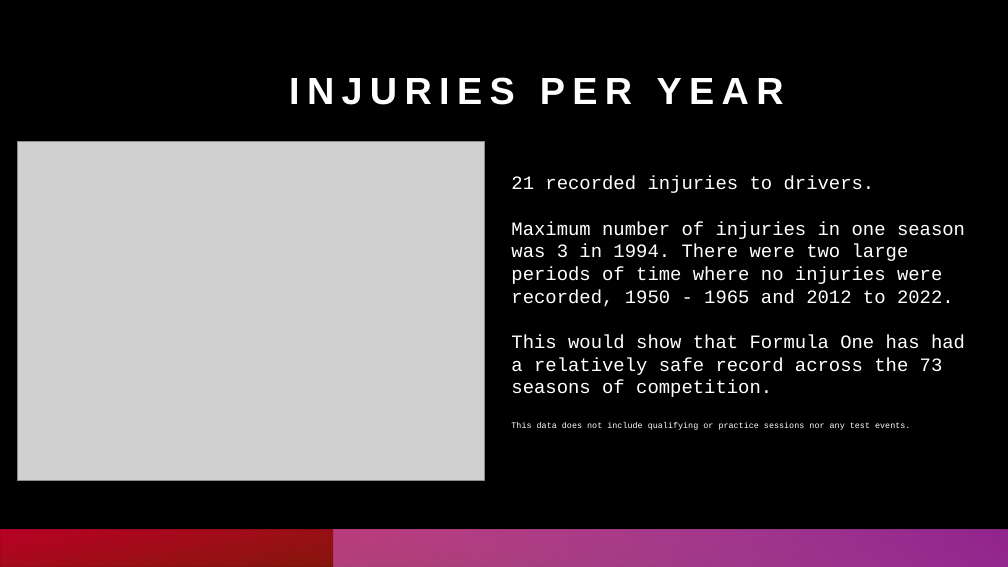
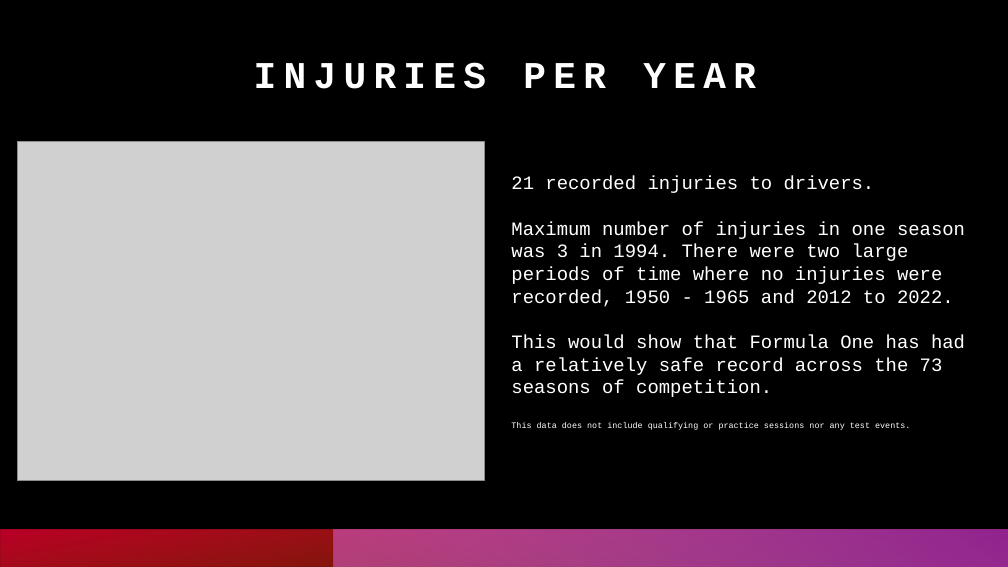
Before and after one commit to oli124/F1_safety, a slide deck: slide 13 of F1_driver_safety_pres.pptx (slide 6 before the commit). Drawn at 1008x567 pixels with LibreOffice and Linux fonts; fonts in the diff are those of the drawing; grey boxes stand for pictures. Boxes give left, top, right and bottom in pixels: in the first picture for what was removed or moved away, otherwise in the second. Text is boxed around its words. In the diff, an @@ line names an element or a change of style, - is before the commit and + after.

```diff
--- a/F1_driver_safety_pres.pptx
+++ b/F1_driver_safety_pres.pptx
@@ title "INJURIES PER YEAR": place and size @@
-title "INJURIES PER YEAR" at [289, 77, 784, 105]
+title "INJURIES PER YEAR" at [254, 62, 756, 89]
@@ title "INJURIES PER YEAR" at [254, 62, 756, 89]: font Arial to Courier New @@
```
Also in this commit, not shown: 3 other slides changed, 16 slides added, 1 slide removed, 5 other files.
